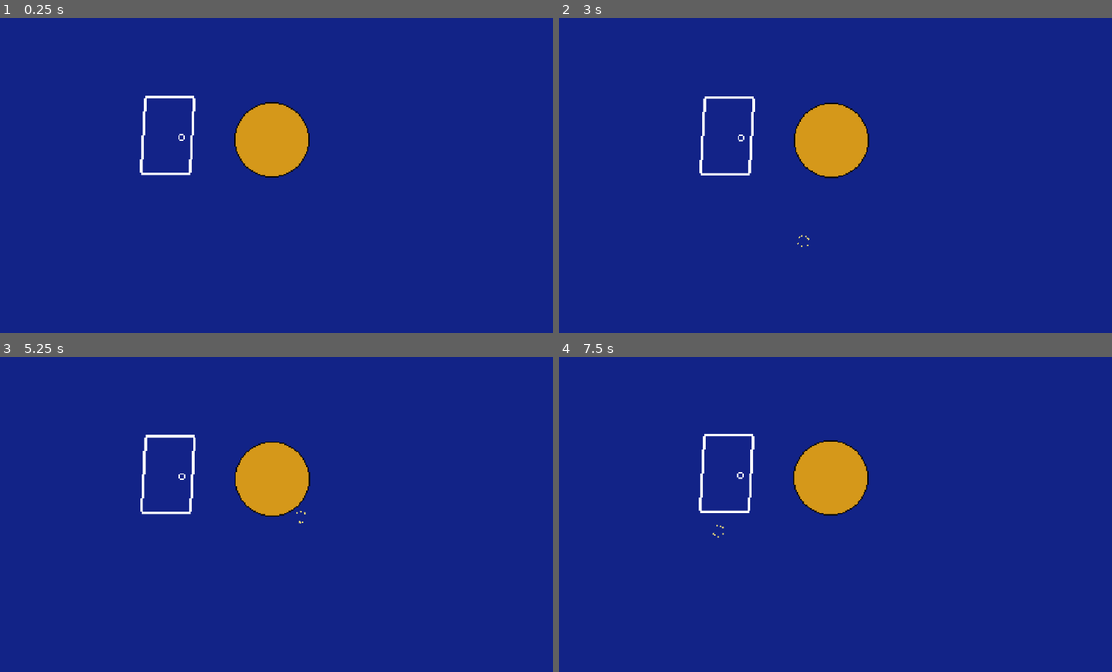
Above: before the commit, frames 1-4 (two rows, left to right).
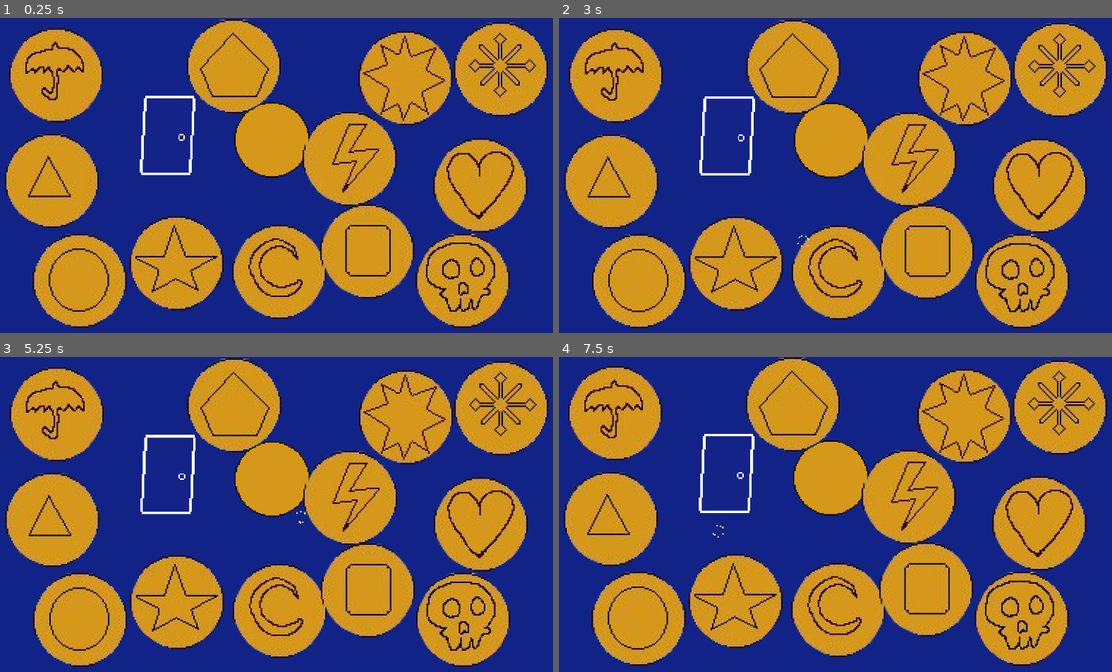
Above: after the commit, the same moments.

Repository: AysbergTr/gamejam-github
Game: Godot game, scene res://scenes/game.tscn
Two runs of this game, one before a commit and one after it. Both use one fixed random seed, a clock stepped at 60 frames per second and the inputs below.
Inputs (mouse positions are in pixels of both pictures, inside the frame that each line leads up to):
- Up to frame 1 (0.25 s): no input
- Up to frame 2 (3 s): tap Enter (ui_accept) at 0.5, 0.77, 1.52, 2, 2.75 s; move the mouse to (829, 140) at 0.52 s; hold Right (ui_right) 0.53-2.03 s; click (829, 140) at 0.67 s; move the mouse to (719, 191) at 1.27 s; move the mouse to (885, 106) at 2.02 s; hold Left (ui_left) 2.03-2.78 s; move the mouse to (802, 238) at 2.77 s; hold Right (ui_right) from 2.78 s (still down); click (802, 238) at 2.92 s
- Up to frame 3 (5.25 s): tap Enter (ui_accept) at 3.02, 3.5, 3.77, 4.25, 4.52, 5 s; move the mouse to (442, 561) at 3.52 s; move the mouse to (105, 467) at 4.27 s; release Right (ui_right) at 4.28 s; hold Left (ui_left) 4.28-5.03 s; move the mouse to (298, 514) at 5.02 s; hold Right (ui_right) from 5.03 s (still down); click (298, 514) at 5.17 s
- Up to frame 4 (7.5 s): move the mouse to (747, 435) at 5.77 s; release Right (ui_right) at 5.78 s; hold Left (ui_left) 5.78-7.28 s; tap Enter (ui_accept) at 6.02, 6.77 s; move the mouse to (957, 498) at 6.52 s; move the mouse to (719, 530) at 7.27 s; hold Right (ui_right) from 7.28 s (still down); click (719, 530) at 7.42 s

The runs differ from the first frame. In frame 1, 47% of the frame differs, in the area x 0-100%, y 0-99%; in frame 2, 47%; in frame 3, 47%; in frame 4, 47%.

Commit message:
place-holder cookie shapes
-Added the place-holder cookie shapes Ilyas did

Diff:
--- a/scenes/game.tscn
+++ b/scenes/game.tscn
@@ -1,10 +1,22 @@
-[gd_scene load_steps=7 format=3 uid="uid://7mqlexcnwkvy"]
+[gd_scene load_steps=19 format=3 uid="uid://7mqlexcnwkvy"]
 
 [ext_resource type="Script" uid="uid://b03ke3pjmjvfd" path="res://scenes/game.gd" id="1_iywne"]
 [ext_resource type="Texture2D" uid="uid://beb1jgo6pbulf" path="res://assets/PlainBiscuit.png" id="1_uwrxv"]
 [ext_resource type="Script" uid="uid://cve6wjgm3ulyn" path="res://scenes/biscuit_deneme.gd" id="3_lbhrr"]
 [ext_resource type="Texture2D" uid="uid://dlc0hucnvfwjk" path="res://assets/door (1).png" id="4_lbhrr"]
 [ext_resource type="AudioStream" uid="uid://cjddc7ckfa4xc" path="res://sfx/clicking_sound.wav" id="5_iywne"]
+[ext_resource type="Texture2D" uid="uid://dwgbq37dagl87" path="res://assets/Cookie Shapes/8_point_star.png" id="6_rysoc"]
+[ext_resource type="Texture2D" uid="uid://dkn36exfqwryw" path="res://assets/Cookie Shapes/circle.png" id="7_ssvqc"]
+[ext_resource type="Texture2D" uid="uid://korplmhih5fk" path="res://assets/Cookie Shapes/fnowflake.png" id="8_264po"]
+[ext_resource type="Texture2D" uid="uid://b0u2gdd5mt2on" path="res://assets/Cookie Shapes/heart.png" id="9_1kice"]
+[ext_resource type="Texture2D" uid="uid://f4uytwfvx4ue" path="res://assets/Cookie Shapes/lightning.png" id="10_5newe"]
+[ext_resource type="Texture2D" uid="uid://bixpw3k6r52rb" path="res://assets/Cookie Shapes/Moon.png" id="11_37s47"]
+[ext_resource type="Texture2D" uid="uid://7lulrx17iiab" path="res://assets/Cookie Shapes/pentagon.png" id="12_bt5mj"]
+[ext_resource type="Texture2D" uid="uid://d17i7jvgfx04j" path="res://assets/Cookie Shapes/Skull.png" id="13_e1j6l"]
+[ext_resource type="Texture2D" uid="uid://ton0k8bjapgy" path="res://assets/Cookie Shapes/squre.png" id="14_pl11u"]
+[ext_resource type="Texture2D" uid="uid://drwyejbsvu4m7" path="res://assets/Cookie Shapes/Star.png" id="15_bhx41"]
+[ext_resource type="Texture2D" uid="uid://c38cubea3yxij" path="res://assets/Cookie Shapes/triangle.png" id="16_qnb83"]
+[ext_resource type="Texture2D" uid="uid://c4xvsnwjh880x" path="res://assets/Cookie Shapes/Umbrella.png" id="17_sww3w"]
 
 [sub_resource type="CircleShape2D" id="CircleShape2D_lnu2h"]
 
@@ -13,7 +25,7 @@
 RANDOM_SHAKE_STRENGTH = 1.0
 
 [node name="Polygon2D" type="Polygon2D" parent="."]
-position = Vector2(-236, -126)
+position = Vector2(-249, -139)
 color = Color(0.0745098, 0.137255, 0.533333, 1)
 polygon = PackedVector2Array(0, 0, 0, 250, 500, 250, 500, 0)
 
@@ -40,5 +52,53 @@
 [node name="ClickingSound" type="AudioStreamPlayer2D" parent="."]
 stream = ExtResource("5_iywne")
 
+[node name="8PointStar" type="Sprite2D" parent="."]
+position = Vector2(91, -67)
+texture = ExtResource("6_rysoc")
+
+[node name="Circle" type="Sprite2D" parent="."]
+position = Vector2(-131, 71)
+texture = ExtResource("7_ssvqc")
+
+[node name="Fnowflake" type="Sprite2D" parent="."]
+position = Vector2(156, -73)
+texture = ExtResource("8_264po")
+
+[node name="Heart" type="Sprite2D" parent="."]
+position = Vector2(142, 6)
+texture = ExtResource("9_1kice")
+
+[node name="Lightning" type="Sprite2D" parent="."]
+position = Vector2(53, -12)
+texture = ExtResource("10_5newe")
+
+[node name="Moon" type="Sprite2D" parent="."]
+position = Vector2(5, 65)
+texture = ExtResource("11_37s47")
+
+[node name="Pentagon" type="Sprite2D" parent="."]
+position = Vector2(-26, -75)
+texture = ExtResource("12_bt5mj")
+
+[node name="Skull" type="Sprite2D" parent="."]
+position = Vector2(130, 71)
+texture = ExtResource("13_e1j6l")
+
+[node name="Squre" type="Sprite2D" parent="."]
+position = Vector2(65, 51)
+texture = ExtResource("14_pl11u")
+
+[node name="Star" type="Sprite2D" parent="."]
+position = Vector2(-65, 59)
+texture = ExtResource("15_bhx41")
+
+[node name="Triangle" type="Sprite2D" parent="."]
+position = Vector2(-150, 3)
+texture = ExtResource("16_qnb83")
+
+[node name="Umbrella" type="Sprite2D" parent="."]
+position = Vector2(-147, -69)
+texture = ExtResource("17_sww3w")
+
 [connection signal="mouse_entered" from="Area2D" to="Area2D" method="_on_mouse_entered"]
 [connection signal="mouse_exited" from="Area2D" to="Area2D" method="_on_mouse_exited"]
Binary file added: assets/Cookie Shapes/8_point_star.png
Not shown, added: assets/Cookie Shapes/8_point_star.png.import
Binary file added: assets/Cookie Shapes/Moon.png
Not shown, added: assets/Cookie Shapes/Moon.png.import
Binary file added: assets/Cookie Shapes/Skull.png
Not shown, added: assets/Cookie Shapes/Skull.png.import
Binary file added: assets/Cookie Shapes/Star.png
Not shown, added: assets/Cookie Shapes/Star.png.import
Binary file added: assets/Cookie Shapes/Umbrella.png
Not shown, added: assets/Cookie Shapes/Umbrella.png.import
Binary file added: assets/Cookie Shapes/circle.png
Not shown, added: assets/Cookie Shapes/circle.png.import
(and 12 more such lines)
